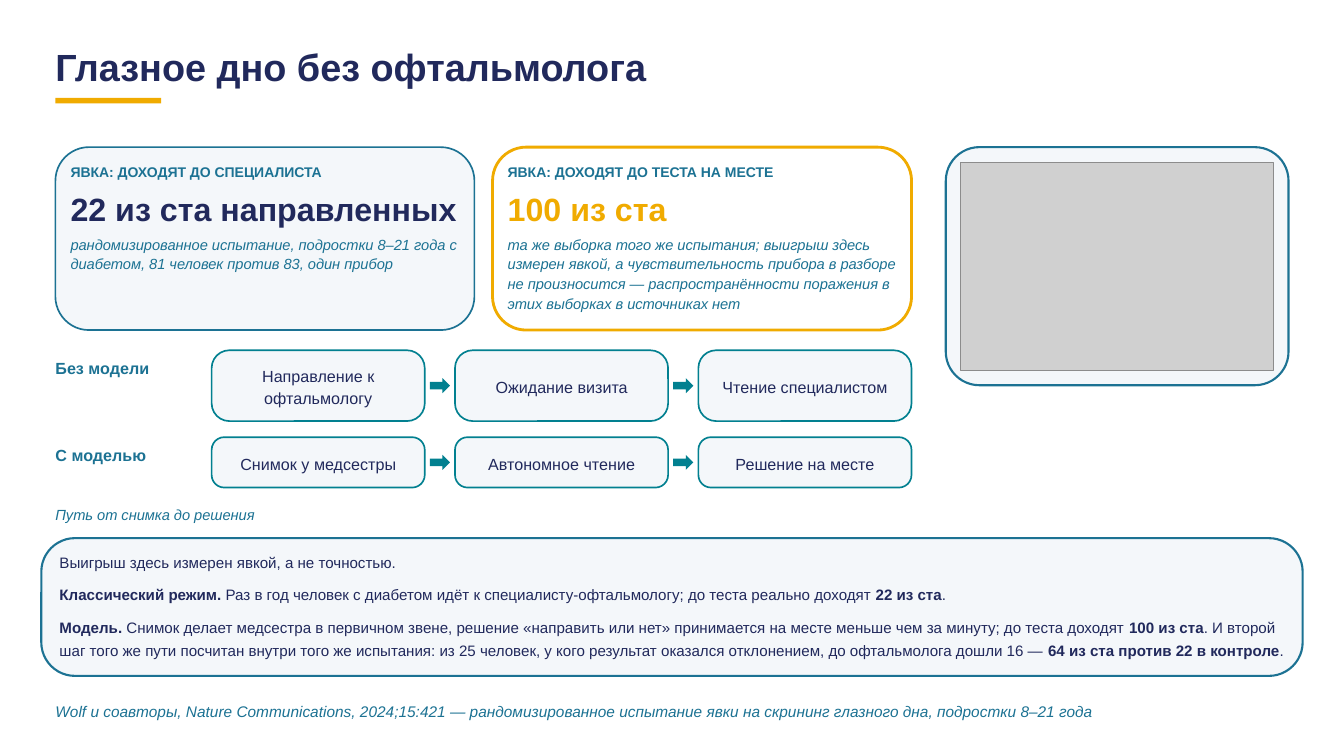
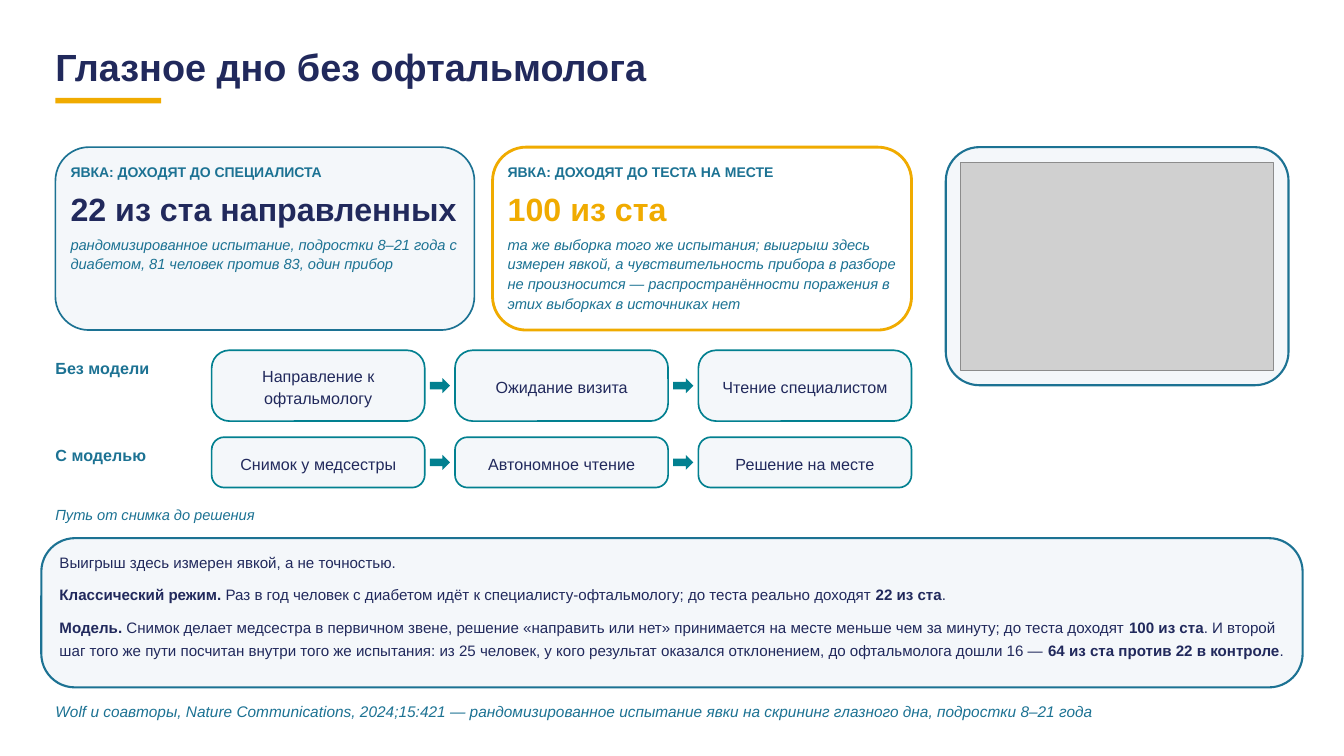
Before and after one commit to tellina-study/AI-usage-lessons, a slide deck: slide 18 of library/lectures/lec-07/rework/deck/lec-07-karkas.pptx. Drawn at 1344x756 pixels with LibreOffice and Linux fonts; fonts in the diff are those of the drawing; grey boxes stand for pictures. Boxes give left, top, right and bottom in pixels: in the first picture for what was removed or moved away, otherwise in the second. Text is boxed around its words. In the diff, an @@ line names an element or a change of style, - is before the commit and + after.

```diff
--- a/library/lectures/lec-07/rework/deck/lec-07-karkas.pptx
+++ b/library/lectures/lec-07/rework/deck/lec-07-karkas.pptx
@@ rounded rectangle: place and size @@
-rounded rectangle at bbox=[41, 538, 1303, 677]
+rounded rectangle at bbox=[41, 538, 1303, 688]
@@ rounded rectangle at bbox=[41, 538, 1303, 688]: proportions changed @@
```
Also in this commit, not shown: 35 other slides changed, 12 other files.
